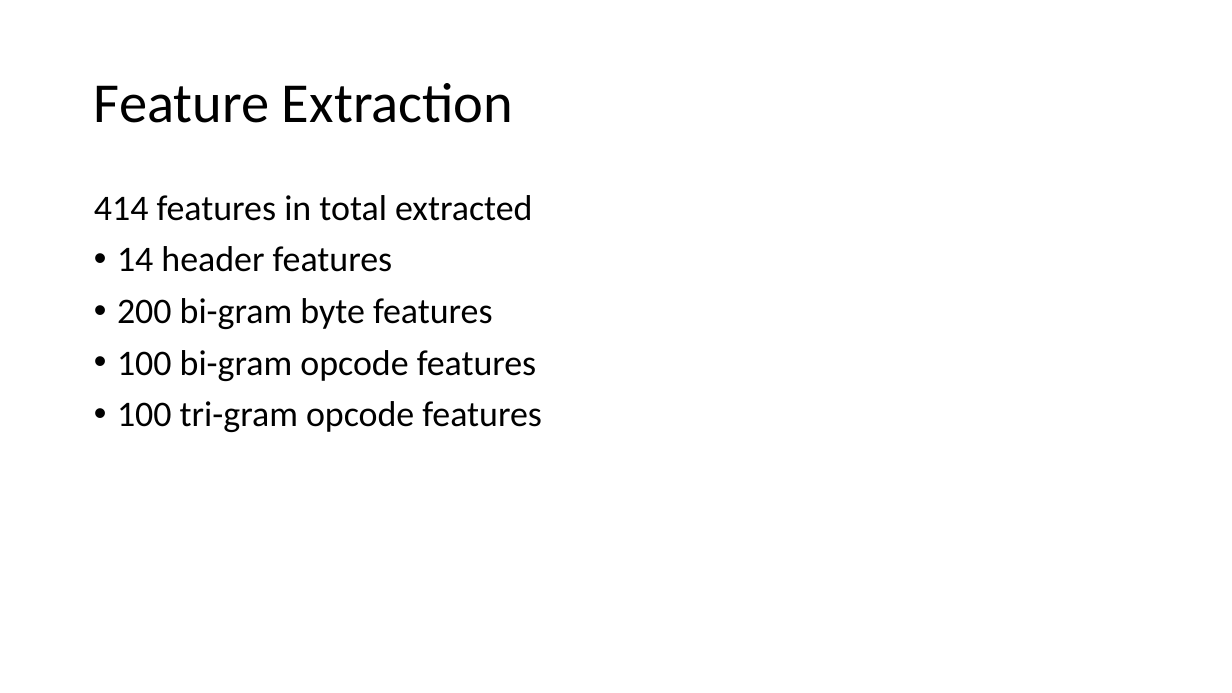
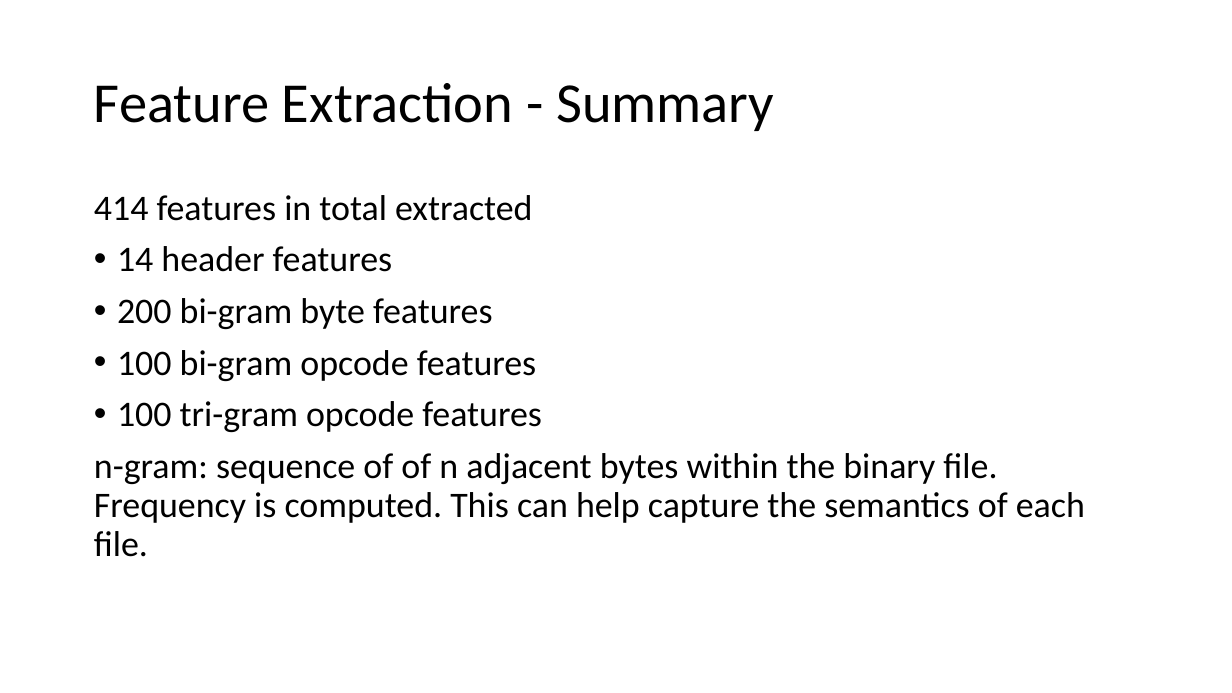
Before and after one commit to jgmuir/CSCE689_Team, a slide deck: slide 3 of defender/DefenderSlides.pptx (slide 4 before the commit). Drawn at 1232x693 pixels with LibreOffice and Linux fonts; fonts in the diff are those of the drawing. Boxes give left, top, right and bottom in pixels: in the first picture for what was removed or moved away, otherwise in the second. Text is boxed around its words. In the diff, an @@ line names an element or a change of style, - is before the commit and + after.

```diff
--- a/defender/DefenderSlides.pptx
+++ b/defender/DefenderSlides.pptx
@@ title at (94, 83, 774, 131): text changed @@
-Feature Extraction
+Feature Extraction - Summary
@@ text at (94, 453, 1085, 557): paragraph added @@
+n-gram: sequence of of n adjacent bytes within the binary file. Frequency is computed. This can help capture the semantics of each file.
```
Also in this commit, not shown: 1 other slide changed, 12 slides added, 31 slides removed, 1 other file.
